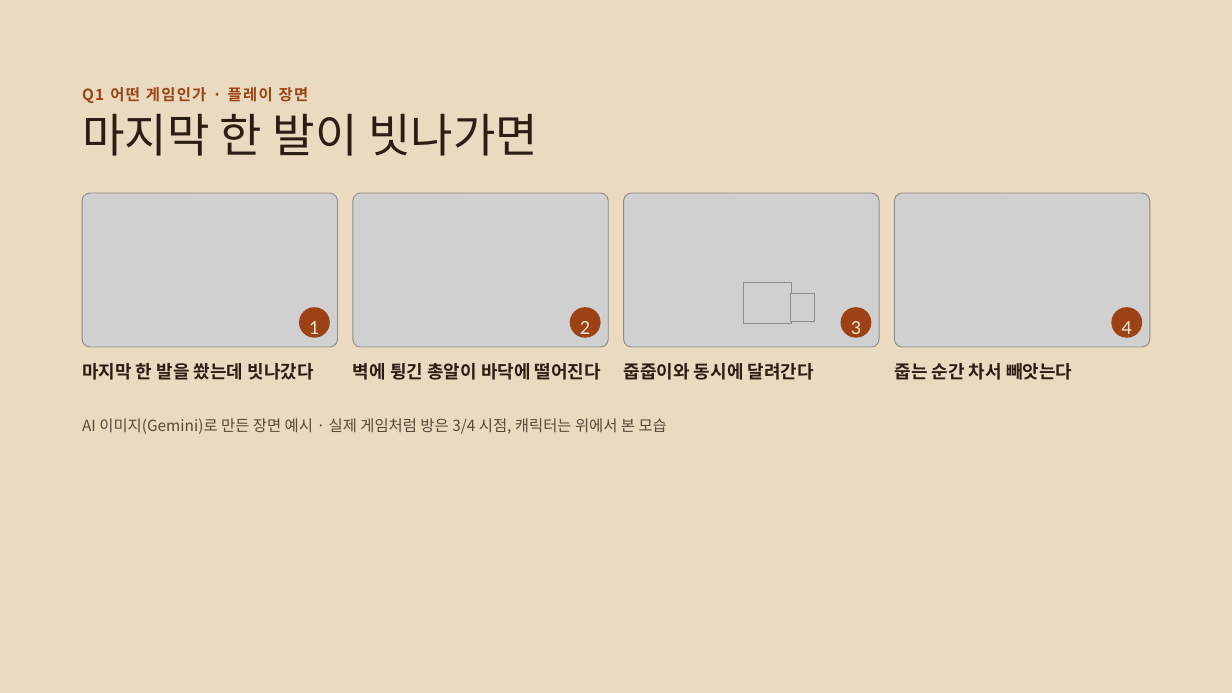
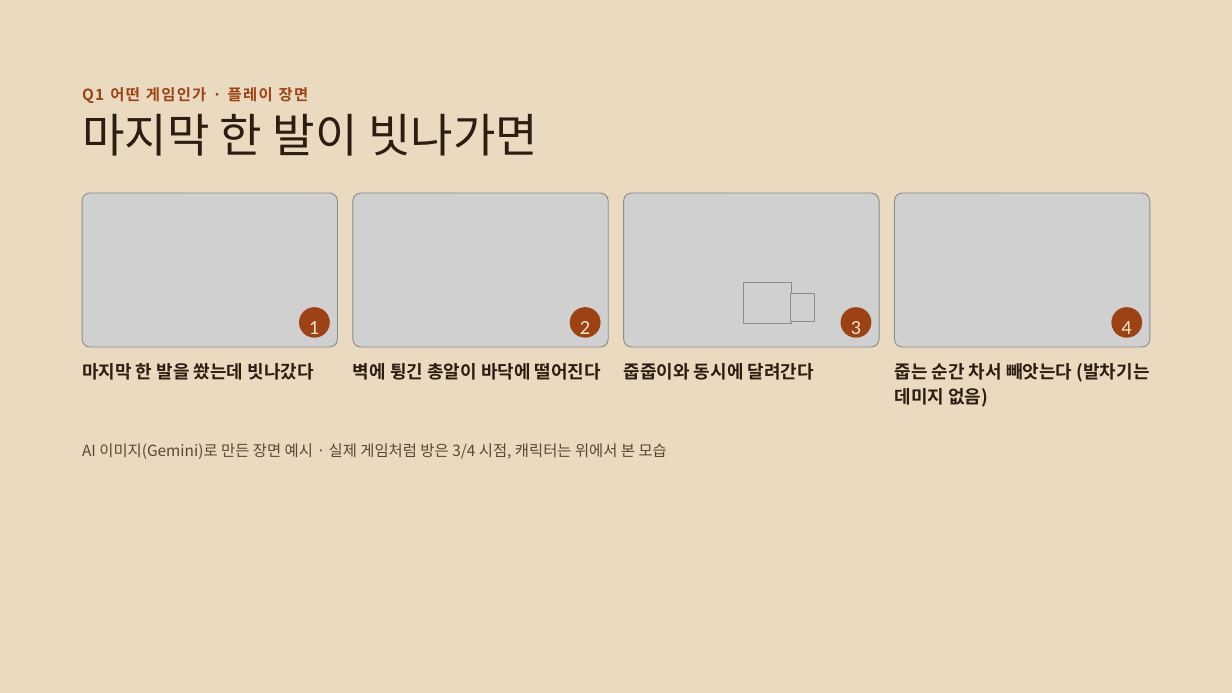
Before and after one commit to semin1228/Last6Bullet, a slide deck: slide 3 of docs/Last6Bullet_Presentation1.pptx. Drawn at 1232x693 pixels with LibreOffice and Linux fonts; fonts in the diff are those of the drawing; grey boxes stand for pictures. Boxes give left, top, right and bottom in pixels: in the first picture for what was removed or moved away, otherwise in the second. Text is boxed around its words. In the diff, an @@ line names an element or a change of style, - is before the commit and + after.

```diff
--- a/docs/Last6Bullet_Presentation1.pptx
+++ b/docs/Last6Bullet_Presentation1.pptx
@@ text at (x1=894, y1=363, x2=1150, y2=407): text changed @@
-줍는 순간 차서 빼앗는다
+줍는 순간 차서 빼앗는다 (발차기는 데미지 없음)
@@ text "AI 이미지(Gemini)로 만든 장면 예시 ..." moved from (x1=82, y1=418, x2=667, y2=434) to (x1=82, y1=443, x2=667, y2=459) @@
```
Also in this commit, not shown: 1 other slide changed, 1 slide added, 4 slides removed, 1 other file.
